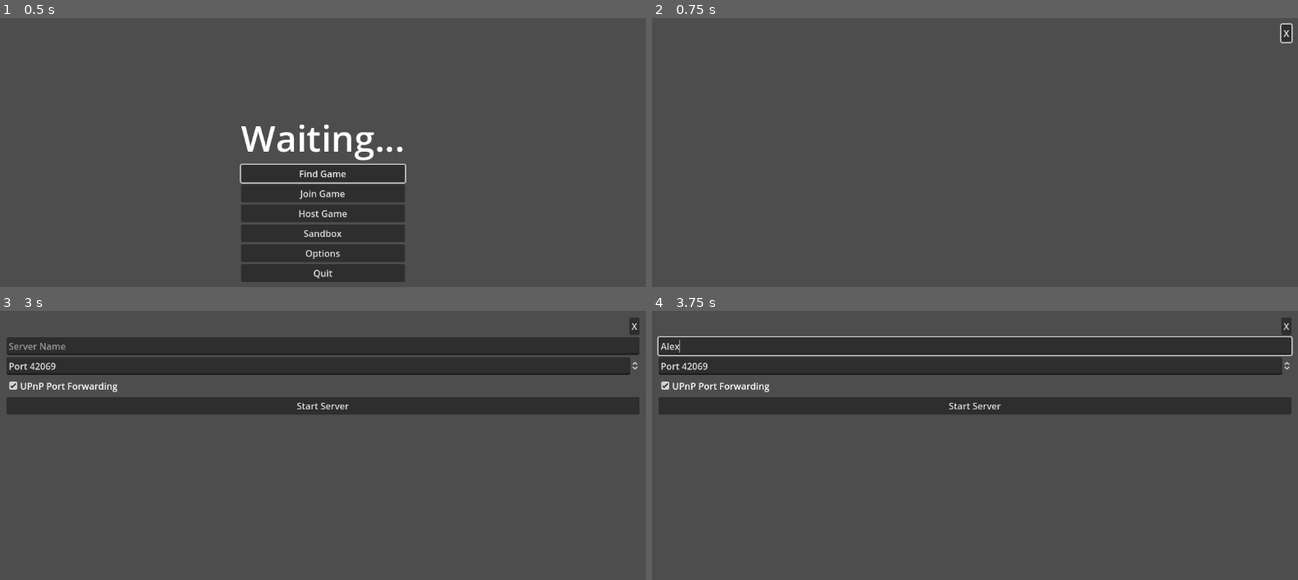
Above: before the commit, frames 1-4 (two rows, left to right).
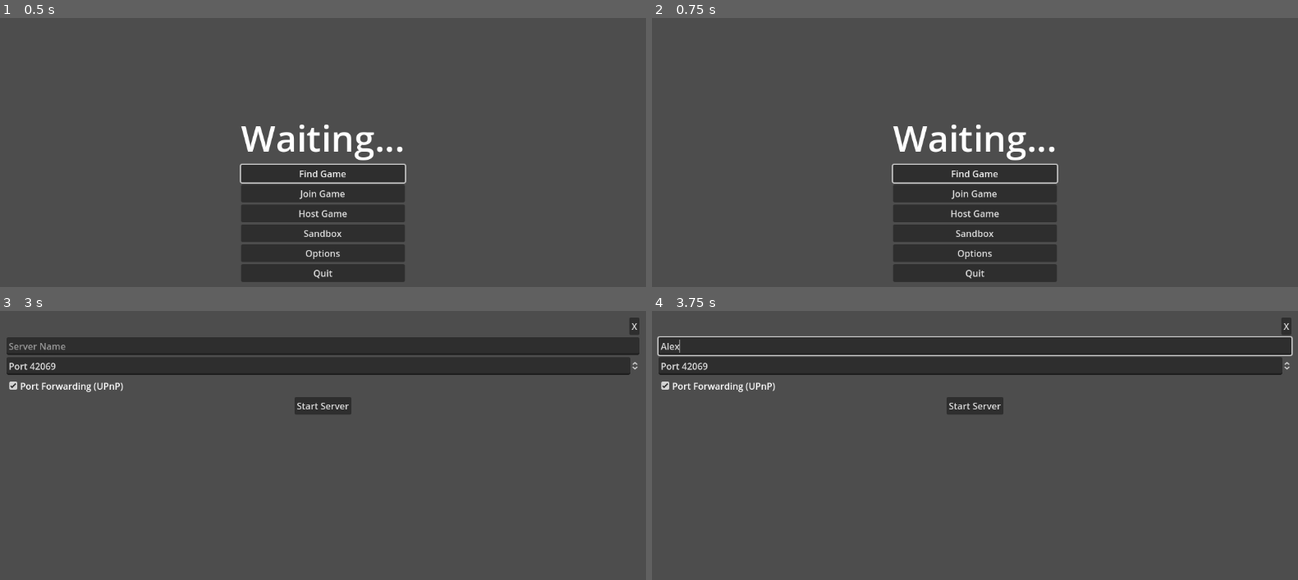
Above: after the commit, the same moments.

Repository: Pslude/world
Game: Godot game, scene res://main_menu.tscn
Two runs of this game, one before a commit and one after it. Both use one fixed random seed, a clock stepped at 60 frames per second and the inputs below.
Inputs (mouse positions are in pixels of both pictures, inside the frame that each line leads up to):
- Up to frame 1 (0.5 s): no input
- Up to frame 2 (0.75 s): click "Find Game" at 0.5 s
- Up to frame 3 (3 s): click (633, 327) at 1.25 s, where only the run before the commit has a clickable "X"; click "Join Game" at 2 s; click "Host Game" at 2.75 s
- Up to frame 4 (3.75 s): click (975, 345) at 3.52 s; type "Alex" at 3.6 s

Frame 1 is identical in both runs. In frame 2, 11% of the frame differs, in the area x 37-100%, y 1-99%; in frame 3, 6.0%; in frame 4, 6.0%.
Error before the commit: Cannot call method 'change_scene_to_file' on a null value. (res://join_menu.gd:33)
Error after the commit: Cannot call method 'change_scene_to_file' on a null value. (res://find_menu.gd:27)

Commit message:
hook up buttons

Diff:
--- /dev/null
+++ b/find_menu.gd
@@ -0,0 +1,51 @@
+extends "res://sub_menu.gd"
+
+
+# Called when the node enters the scene tree for the first time.
+func _ready() -> void:
+	print("FIND MENU is _ready()")
+
+	$MarginContainer/VBoxContainer/StatusLabel.text = 'Finding best game...'
+	var http_request = HTTPRequest.new()
+	add_child(http_request)
+	http_request.request_completed.connect(self._http_request_completed)
+
+	var http_error = http_request.request("https://tabarnak.app/host/api/servers/?format=json&game_mode__game__name=Waiting&game_mode__name=Sandbox&release__name=0.0.1&status=a")
+	if http_error != OK:
+		push_error("An error occurred in the HTTP request.")
+
+# Called when the HTTP request is completed.
+func _http_request_completed(_result, response_code, _headers, body):
+
+	if response_code != 200:
+		OS.alert("Server responded with HTTP Error %d." % response_code, "Server Error")
+		get_tree().change_scene_to_file("res://main_menu.tscn")
+
+	var body_as_string = body.get_string_from_utf8()
+	if body_as_string == "":
+		OS.alert("No content in server response.", "Server Error")
+		get_tree().change_scene_to_file("res://main_menu.tscn")
+
+	var json = JSON.new()
+	json.parse(body_as_string)
+	var body_data = json.get_data()
+
+	if not body_data:
+		OS.alert("Server response does not contain JSON data.", "Server Error")
+		get_tree().change_scene_to_file("res://main_menu.tscn")
+
+	if "results" not in body_data:
+		OS.alert("Server response does not contain 'results' in JSON data.", "Server Error")
+		get_tree().change_scene_to_file("res://main_menu.tscn")
+
+	if len(body_data["results"]):
+		print("Connecting...") # to %" % str(body_data))
+		get_tree().change_scene_to_file("res://sandbox.tscn")
+	else:
+		print("No hosts found.")
+		get_tree().change_scene_to_file("res://main_menu.tscn")
+
+
+# Called every frame. "delta" is the elapsed time since the previous frame.
+func _process(_delta: float) -> void:
+	pass
--- a/find_menu.tscn
+++ b/find_menu.tscn
@@ -1,10 +1,15 @@
-[gd_scene load_steps=2 format=3 uid="uid://dc376lnptakjt"]
+[gd_scene load_steps=3 format=3 uid="uid://dc376lnptakjt"]
 
 [ext_resource type="PackedScene" uid="uid://bk5bftmijlegf" path="res://sub_menu.tscn" id="1_2x7xm"]
+[ext_resource type="Script" path="res://find_menu.gd" id="2_g4xby"]
 
 [node name="FindGameMenu" instance=ExtResource("1_2x7xm")]
+size_flags_horizontal = 3
+size_flags_vertical = 3
+script = ExtResource("2_g4xby")
 
 [node name="StatusLabel" type="Label" parent="MarginContainer/VBoxContainer" index="1"]
 layout_mode = 2
-text = "Searching for a fun game just for you..."
+size_flags_vertical = 3
+text = "Init..."
 horizontal_alignment = 1
--- a/game.tscn
+++ b/game.tscn
@@ -10,4 +10,6 @@
 offset_top = 32.0
 offset_right = 69.0
 offset_bottom = 55.0
-text = "Waiting..."
+text = "Waiting...
+
+Press ESC to exit"
--- a/host_menu.gd
+++ b/host_menu.gd
@@ -12,4 +12,5 @@
 
 
 func _on_start_server_button_pressed():
-	pass # Replace with function body.
+	print('Starting server...')
+	get_tree().change_scene_to_file("res://sandbox.tscn")
--- a/host_menu.tscn
+++ b/host_menu.tscn
@@ -20,8 +20,11 @@
 [node name="PortForwardCheckBox" type="CheckBox" parent="MarginContainer/VBoxContainer" index="3"]
 layout_mode = 2
 button_pressed = true
-text = "UPnP Port Forwarding"
+text = "Port Forwarding (UPnP)"
 
 [node name="StartServerButton" type="Button" parent="MarginContainer/VBoxContainer" index="4"]
 layout_mode = 2
+size_flags_horizontal = 4
 text = "Start Server"
+
+[connection signal="pressed" from="MarginContainer/VBoxContainer/StartServerButton" to="." method="_on_start_server_button_pressed"]
--- a/main_menu.gd
+++ b/main_menu.gd
@@ -16,7 +16,7 @@
 		get_tree().quit()
 
 func _on_find_button_pressed():
-	get_tree().change_scene_to_file("res://sub_menu.tscn")
+	get_tree().change_scene_to_file("res://find_menu.tscn")
 
 func _on_login_button_pressed():
 	get_tree().change_scene_to_file("res://auth_menu.tscn")
--- a/server_list_table.gd
+++ b/server_list_table.gd
@@ -1,19 +1,56 @@
 extends "res://table.gd"
 
-#func Render():
-	#for row_data in data:
-		#var row = TableRow.instantiate()
-		#$Rows.add_child(row)
-		#
-		#var cell = TableCell.instantiate()
-		#cell.text = str(row_data['name'])
-		#row.add_child(cell)
-		#
-		#var cell2 = TableCell.instantiate()
-		#cell2.text = '<button>join'
-		#row.add_child(cell2)
-		#
-		##for key in row_data:
-			##var cell = TableCell.instantiate()
-			##cell.text = str(row_data[key])
-			##row.add_child(cell)
+func Render():
+	if data:
+		var column_headers = [
+			'Server Name',
+			'Ping',
+			'Location',
+			'Region',
+			'Status',
+			'Country',
+		]
+		var column_keys = [
+			'name',
+			'last_ping_latency',
+			'location',
+			'region',
+			'status',
+			'country',
+		]
+		# print(data[0].keys())
+		# ["url", "id", "name", "location", "region", "country", "host_name", "port", "ipv4", "ipv6", "status", "last_ping", "last_ping_latency"]
+		var cols_row = TableRow.instantiate()
+		for col in column_headers:
+			var cell = TableHeaderCell.instantiate()
+			cell.text = col
+			cols_row.add_child(cell)
+			cell.pressed.connect(_on_header_clicked.bind(col))
+		$Rows.add_child(cols_row)
+
+		var actions_header_cell = TableHeaderCell.instantiate()
+		actions_header_cell.text = ''
+		cols_row.add_child(actions_header_cell)
+
+		for row_data in data:
+			var row = TableRow.instantiate()
+			$Rows.add_child(row)
+
+			#for key in row_data:
+				#var cell = TableCell.instantiate()
+				#cell.text = str(row_data[key])
+				#row.add_child(cell)
+
+			for col_key in column_keys:
+				var cell = TableCell.instantiate()
+				cell.text = str(row_data[col_key])
+				row.add_child(cell)
+
+			var actions_cell = TableRowButton.instantiate()
+			actions_cell.text = str('Join Game')
+			row.add_child(actions_cell)
+			actions_cell.pressed.connect(_on_actions_clicked.bind(row_data))
+
+func _on_actions_clicked(row_data):
+	print("ActionsClik: ", row_data)
+	get_tree().change_scene_to_file("res://sandbox.tscn")
--- a/table.gd
+++ b/table.gd
@@ -3,35 +3,18 @@
 @onready var TableRow = preload('res://table_row.tscn')
 @onready var TableCell = preload('res://table_cell.tscn')
 @onready var TableHeaderCell = preload('res://table_header_cell.tscn')
+@onready var TableRowButton = preload('res://table_row_button.tscn')
 
 @export var data: Array
 
 func Render():
 	if data:
-		var column_headers = [
-			'Server Name',
-			'Ping',
-			'Location',
-			'Region',
-			'Status',
-			'Country',
-		]
-		var column_keys = [
-			'name',
-			'last_ping_latency',
-			'location',
-			'region',
-			'status',
-			'country',
-		]
-		# print(data[0].keys())
-		# ["url", "id", "name", "location", "region", "country", "host_name", "port", "ipv4", "ipv6", "status", "last_ping", "last_ping_latency"]
-		var cols_row = TableRow.instantiate()
-		for col in column_headers:
-			var cell = TableHeaderCell.instantiate()
-			cell.text = col
-			cols_row.add_child(cell)
-		$Rows.add_child(cols_row)
+		#var cols_row = TableRow.instantiate()
+		#for col in column_headers:
+			#var cell = TableHeaderCell.instantiate()
+			#cell.text = col
+			#cols_row.add_child(cell)
+		#$Rows.add_child(cols_row)
 
 		for row_data in data:
 			var row = TableRow.instantiate()
@@ -41,8 +24,11 @@
 				#var cell = TableCell.instantiate()
 				#cell.text = str(row_data[key])
 				#row.add_child(cell)
+				#
+			#for col_key in column_keys:
+				#var cell = TableCell.instantiate()
+				#cell.text = str(row_data[col_key])
+				#row.add_child(cell)
 
-			for col_key in column_keys:
-				var cell = TableCell.instantiate()
-				cell.text = str(row_data[col_key])
-				row.add_child(cell)
+func _on_header_clicked(col: String):
+	print("ColClik: ", col)
--- /dev/null
+++ b/table_row_button.tscn
@@ -0,0 +1,8 @@
+[gd_scene format=3 uid="uid://b1sv4fo5darmg"]
+
+[node name="TableRowButton" type="Button"]
+offset_right = 8.0
+offset_bottom = 8.0
+size_flags_horizontal = 3
+size_flags_vertical = 3
+text = "Button"
